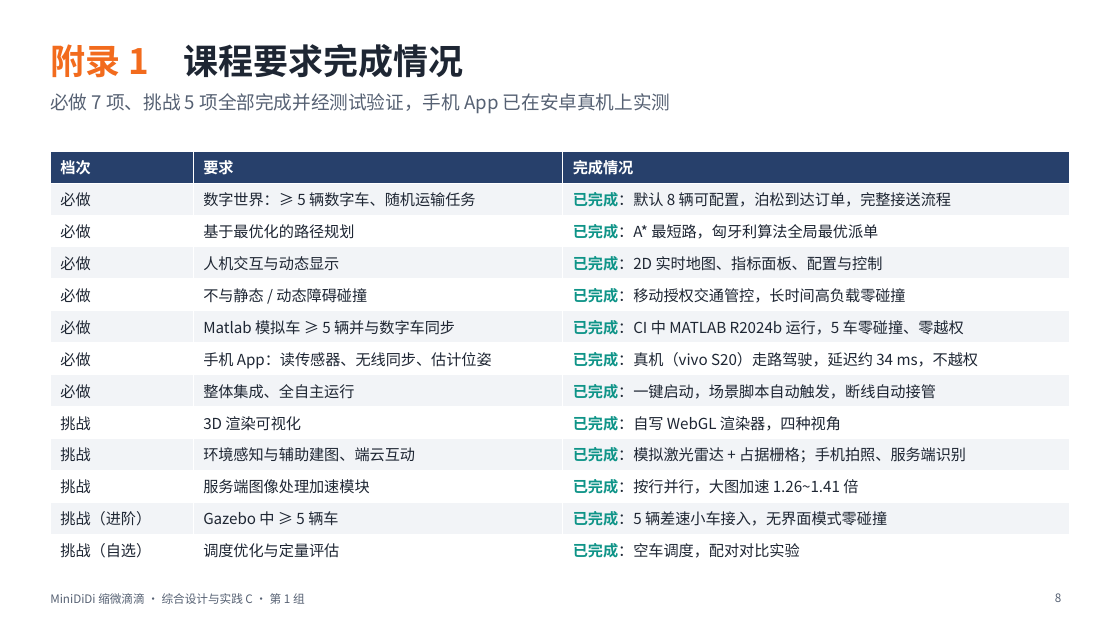
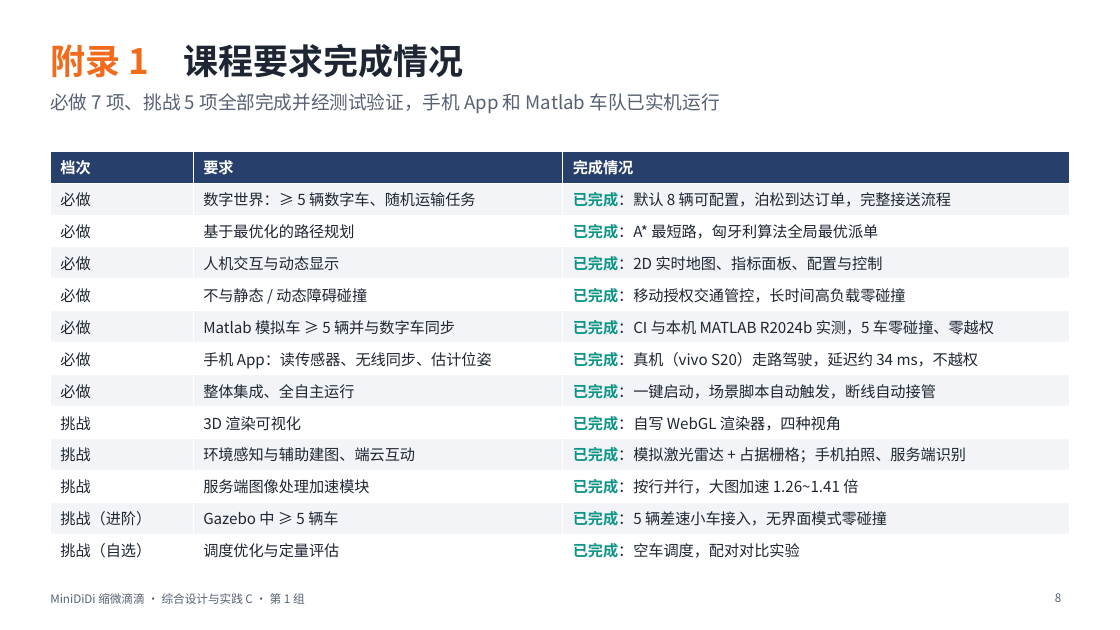
Before and after one commit to fuzeliang1/ZongC, a slide deck: slide 8 of deliverables/MiniDiDi_slides.pptx. Drawn at 1120x630 pixels with LibreOffice and Linux fonts; fonts in the diff are those of the drawing. Boxes give left, top, right and bottom in pixels: in the first picture for what was removed or moved away, otherwise in the second. Text is boxed around its words. In the diff, an @@ line names an element or a change of style, - is before the commit and + after.

```diff
--- a/deliverables/MiniDiDi_slides.pptx
+++ b/deliverables/MiniDiDi_slides.pptx
@@ text at [50, 93, 720, 114]: text changed @@
-必做 7 项、挑战 5 项全部完成并经测试验证，手机 App 已在安卓真机上实测
+必做 7 项、挑战 5 项全部完成并经测试验证，手机 App 和 Matlab 车队已实机运行
@@ table at [50, 151, 1070, 562] @@
-row 6, column 3: 已完成：CI 中 MATLAB R2024b 运行，5 车零碰撞、零越权
+row 6, column 3: 已完成：CI 与本机 MATLAB R2024b 实测，5 车零碰撞、零越权
```
Also in this commit, not shown: 13 other files.
